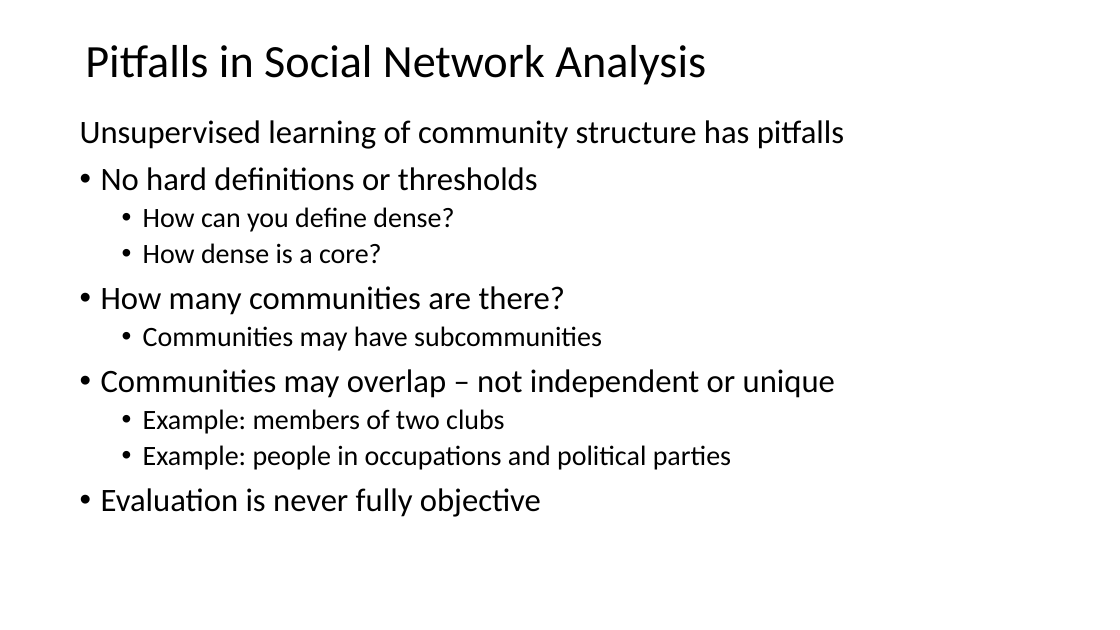
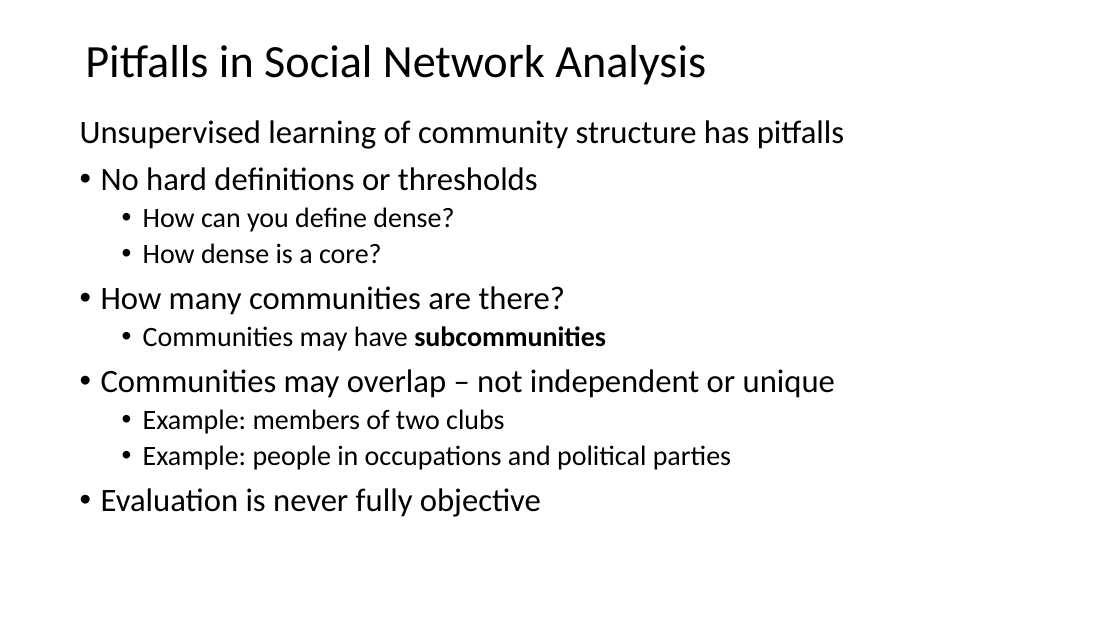
Before and after one commit to StephenElston/CSCI-E-108, a slide deck: slide 8 of slides/9_SocialNetworkAnalysis.pptx (slide 7 before the commit). Drawn at 1120x630 pixels with LibreOffice and Linux fonts; fonts in the diff are those of the drawing. Boxes give left, top, right and bottom in pixels: in the first picture for what was removed or moved away, otherwise in the second. Text is boxed around its words. In the diff, an @@ line names an element or a change of style, - is before the commit and + after.

```diff
--- a/slides/9_SocialNetworkAnalysis.pptx
+++ b/slides/9_SocialNetworkAnalysis.pptx
@@ text at [143,326,606,351]: bold on in "subcommunities" @@
```
Also in this commit, not shown: 9 other slides changed, 2 slides added.
